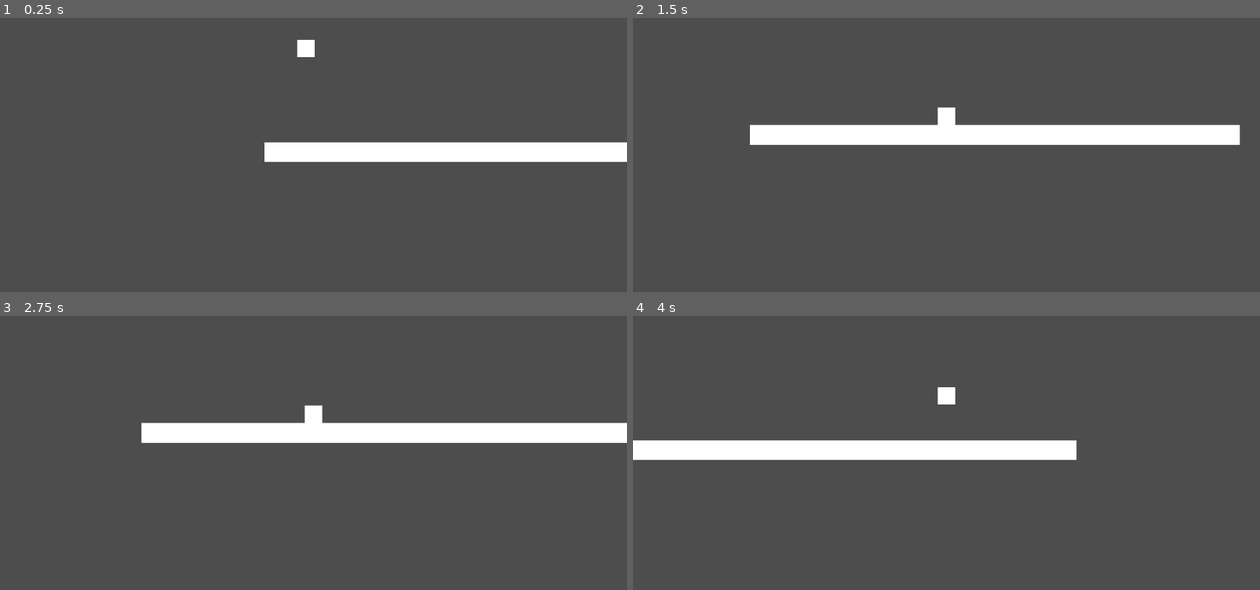
Above: before the commit, frames 1-4 (two rows, left to right).
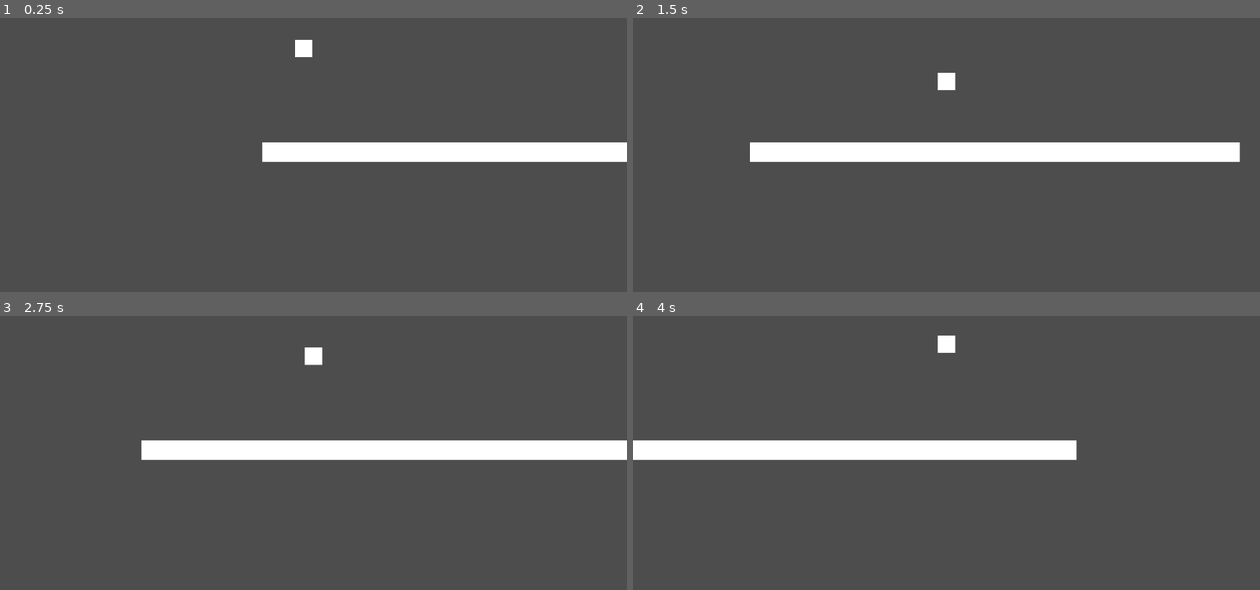
Above: after the commit, the same moments.

Repository: aCube1/Little-Dragon
Game: Godot game, scene res://scenes/test_scene.tscn
The game is run twice, just before and just after one commit, with the same random seed, the same clock (stepped at 60 frames per second) and the same inputs.
Inputs:
- Up to frame 1 (0.25 s): no input
- Up to frame 2 (1.5 s): tap Enter (ui_accept) at 0.5, 0.6, 0.77, 1.07, 1.35 s; hold Right (ui_right) from 0.53 s (still down)
- Up to frame 3 (2.75 s): tap Enter (ui_accept) at 1.52, 1.82, 2.1 s; release Right (ui_right) at 2.03 s; hold Left (ui_left) from 2.03 s (still down)
- Up to frame 4 (4 s): release Left (ui_left) at 2.78 s; hold Right (ui_right) from 2.78 s (still down); tap Enter (ui_accept) at 2.85, 3.02, 3.32, 3.6, 3.77 s

The runs differ from the first frame. In frame 1, less than 0.1% of the frame differs, in the area x 41-51%, y 8-53%; in frame 2, 10%, in the area x 18-97%, y 20-53%; in frame 3, 10%; in frame 4, 0.4%.

Commit message:
Add coyote timer

Diff:
--- a/scenes/test_scene.tscn
+++ b/scenes/test_scene.tscn
@@ -6,7 +6,7 @@
 [node name="Node2D" type="Node2D"]
 
 [node name="Player" parent="." instance=ExtResource("1_f6tan")]
-position = Vector2(562, 166)
+position = Vector2(558, 166)
 
 [node name="Camera2D" type="Camera2D" parent="Player"]
 limit_left = 0
@@ -15,7 +15,7 @@
 editor_draw_drag_margin = true
 
 [node name="StaticBody2D" parent="." instance=ExtResource("2_hcqpe")]
-position = Vector2(556, 859)
+position = Vector2(552, 859)
 
 [node name="StaticBody2D2" parent="." instance=ExtResource("2_hcqpe")]
-position = Vector2(936, 390)
+position = Vector2(932, 390)
--- a/scripts/player.gd
+++ b/scripts/player.gd
@@ -12,15 +12,32 @@
 @export var JUMP_VELOCITY:float = -400.0
 @export var DOUBLE_JUMP: int = 2
 @export var COYOTE_TIME:float = .25
-@export var JUMP_TIME: float = .25
 
 # Get the gravity from the project settings to be synced with RigidBody nodes.
 var gravity:float = ProjectSettings.get_setting("physics/2d/default_gravity")
 var coyote_jump:bool = false
 var jumps:int = 0
 
-@onready var coyote_timer : Timer
-@onready var _jump_timer : Timer
+@onready var _coyote_timer : Timer
+
+func _stop_coyote_timer():
+	if _coyote_timer != null:
+		_coyote_timer.stop()
+		remove_child(_coyote_timer)
+
+	_coyote_timer = null
+
+
+func _start_coyote_timer():
+	if _coyote_timer != null:
+		_stop_coyote_timer()
+
+	_coyote_timer = Timer.new()
+	_coyote_timer.wait_time = COYOTE_TIME
+	_coyote_timer.one_shot = true
+	add_child(_coyote_timer)
+	_coyote_timer.start()
+
 
 func _physics_process(delta):
 	# Pause player movement
@@ -51,42 +68,22 @@
 func _jump_controller():
 	if not is_on_floor():
 		if not coyote_jump:
-			_start_timer(coyote_timer)
+			_start_coyote_timer()
 			coyote_jump = true
 	else:
 		jumps = 0
 		coyote_jump = false
 
 	# calculate if player can jump by coyote time or in floor or extra-jump
-	var can_jump:bool = (
-		((coyote_timer != null and coyote_timer.time_left > 0) or is_on_floor())
-		and jumps < DOUBLE_JUMP)
+	var can_jump:bool = ((_coyote_timer != null and _coyote_timer.time_left > 0) or
+		is_on_floor() or (jumps != 0 and jumps < DOUBLE_JUMP))
 
 	# Handle jump
 	if Input.is_action_just_pressed("ui_accept"):
 		if can_jump:
 			velocity.y = JUMP_VELOCITY
 
-			_stop_timer(coyote_timer)
+			_stop_coyote_timer()
 			coyote_jump = true
 			can_jump = false
 			jumps += 1
-
-
-func _stop_timer(timer : Timer):
-	if timer != null:
-		timer.stop()
-		remove_child(timer)
-
-	timer = null
-
-
-func _start_timer(timer : Timer):
-	if timer != null:
-		_stop_timer(timer)
-
-	timer = Timer.new()
-	timer.wait_time = COYOTE_TIME
-	timer.one_shot = true
-	add_child(timer)
-	timer.start()
